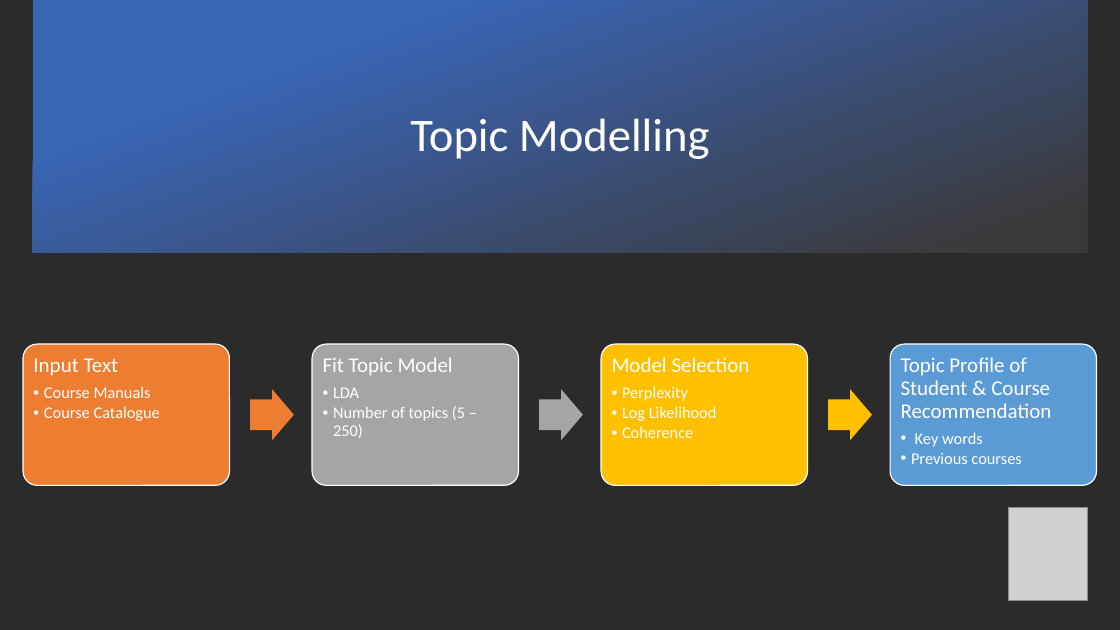
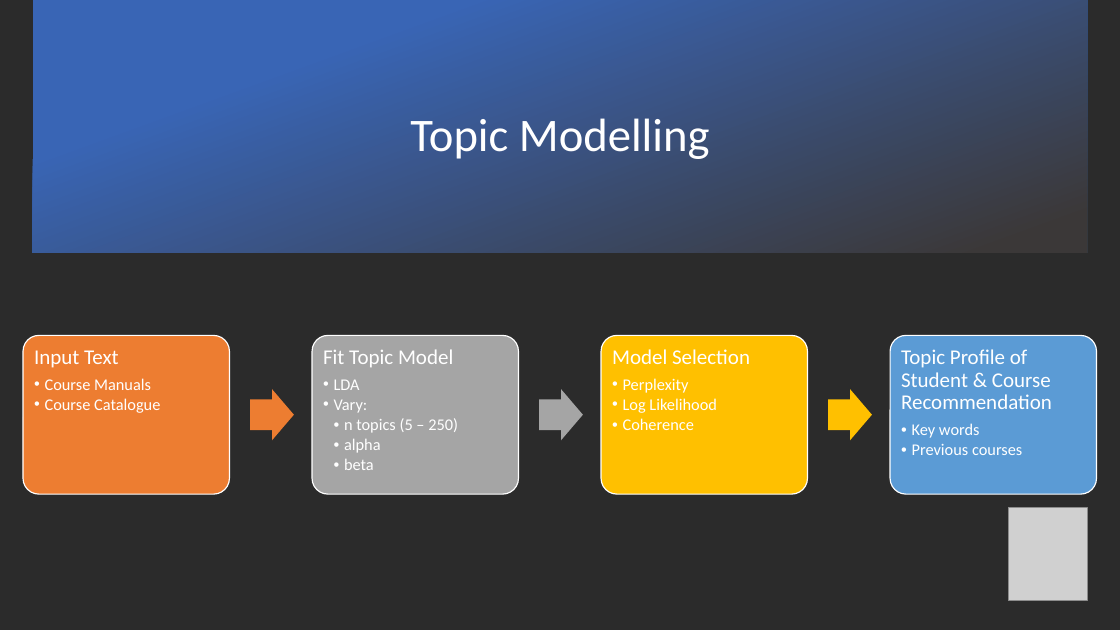
Before and after one commit to DARS-UM/DARS, a slide deck: slide 10 of Output/Communication Material/DARS- presentation 22-03-2019.pptx. Drawn at 1120x630 pixels with LibreOffice and Linux fonts; fonts in the diff are those of the drawing; grey boxes stand for pictures; background and template pictures are left out; a plain dark background stands for a picture behind light text. Boxes give left, top, right and bottom in pixels: in the first picture for what was removed or moved away, otherwise in the second. Text is boxed around its words. In the diff, an @@ line names an element or a change of style, - is before the commit and + after.

```diff
--- a/Output/Communication Material/DARS- presentation 22-03-2019.pptx
+++ b/Output/Communication Material/DARS- presentation 22-03-2019.pptx
@@ rounded rectangle: place and size @@
-rounded rectangle at (23, 344, 229, 486)
+rounded rectangle at (23, 335, 229, 494)
@@ text "Input Text": place and size @@
-text "Input Text" at (33, 358, 160, 421)
+text "Input Text" at (34, 350, 160, 413)
@@ rounded rectangle: place and size @@
-rounded rectangle at (313, 344, 519, 486)
+rounded rectangle at (313, 335, 519, 494)
@@ text "Fit Topic Model": place and size @@
-text "Fit Topic Model" at (323, 357, 465, 438)
+text "Fit Topic Model" at (323, 349, 458, 470)
@@ rounded rectangle: place and size @@
-rounded rectangle at (602, 344, 808, 486)
+rounded rectangle at (602, 335, 808, 494)
@@ text "Model Selection": place and size @@
-text "Model Selection" at (612, 357, 750, 438)
+text "Model Selection" at (612, 349, 750, 430)
@@ rounded rectangle: place and size @@
-rounded rectangle at (891, 344, 1097, 486)
+rounded rectangle at (891, 335, 1097, 494)
@@ text "Topic Profile of Student & ...": place and size @@
-text "Topic Profile of Student & ..." at (901, 357, 1052, 464)
+text "Topic Profile of Student & ..." at (901, 349, 1052, 455)
@@ text at (45, 378, 160, 413): bullet • to •• @@
@@ text at (334, 379, 360, 390): bullet • to •• @@
@@ text at (623, 378, 717, 430): bullet • to •• @@
@@ text at (334, 399, 458, 470): text changed @@
-  • Number of topics (5 – 250)
+  •• Vary:
+    •• n topics (5 – 250)
+    •• alpha
+    •• beta
@@ text at (912, 423, 1022, 455): bullet • to •• @@
```
Also in this commit, not shown: 3 other slides changed, 1 slide added, 1 slide removed, 12 other files.
